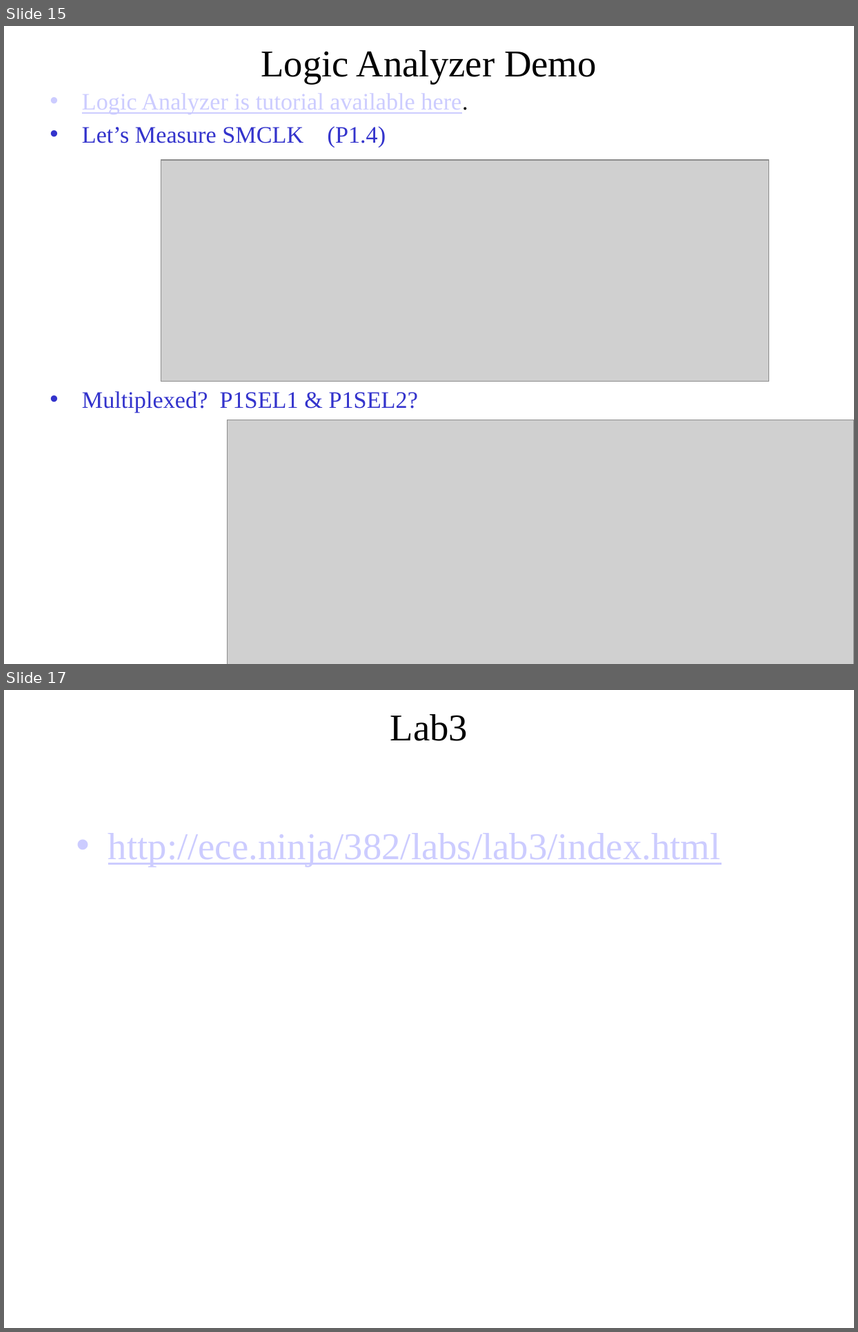
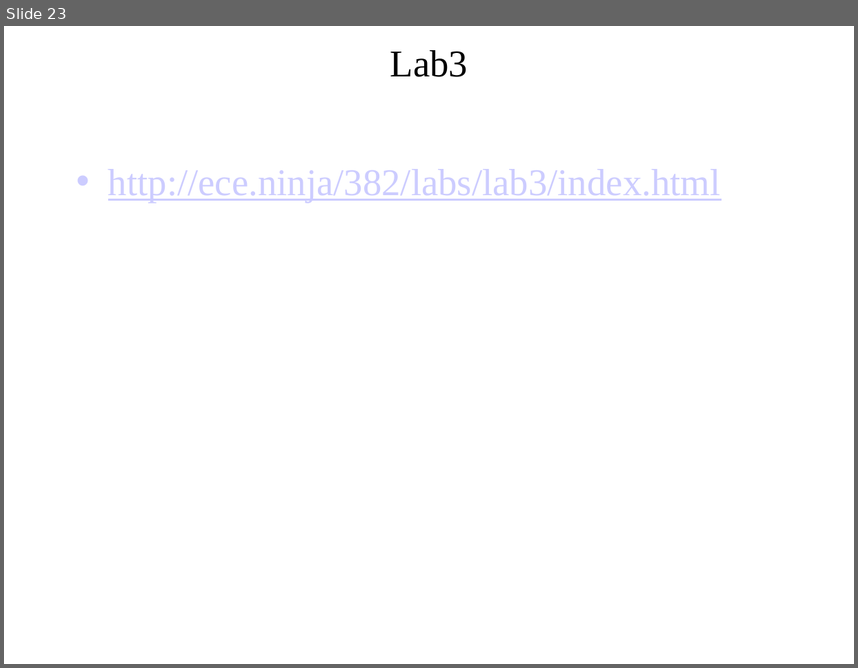
Before and after one commit to pw4rn3r/ECE382, a slide deck: notes/L15/Lsn15.pptx. Shown one above the other, each under a label of ours: slides 15 and 17 before the commit, slide 23 after it; the slides between them are not shown. The pictures are 858x1332 and 858x668 pixels, drawn with LibreOffice and Linux fonts; fonts in the diff are those of the drawing; grey boxes stand for pictures. Boxes give left, top, right and bottom in pixels: in the first picture for what was removed or moved away, otherwise in the second. Text is boxed around its words. In the diff, an @@ line names an element or a change of style, - is before the commit and + after.

```diff
--- a/notes/L15/Lsn15.pptx
+++ b/notes/L15/Lsn15.pptx
@@ slide 15 removed at [4,26,854,664], background #FFFFFF @@
@@ title removed at [261,50,597,83] @@
-Logic Analyzer Demo
@@ text removed at [82,94,468,412] @@
-• Logic Analyzer is tutorial available here.
-• Let’s Measure SMCLK (P1.4)
-• Multiplexed? P1SEL1 & P1SEL2?
@@ picture removed at [161,159,769,381] @@
@@ picture removed at [227,419,854,664] @@
@@ what was slide 17 is now slide 23 @@
```
Also in this commit, not shown: 4 slides changed, 9 slides added, 2 other slides removed, 1 other file.
